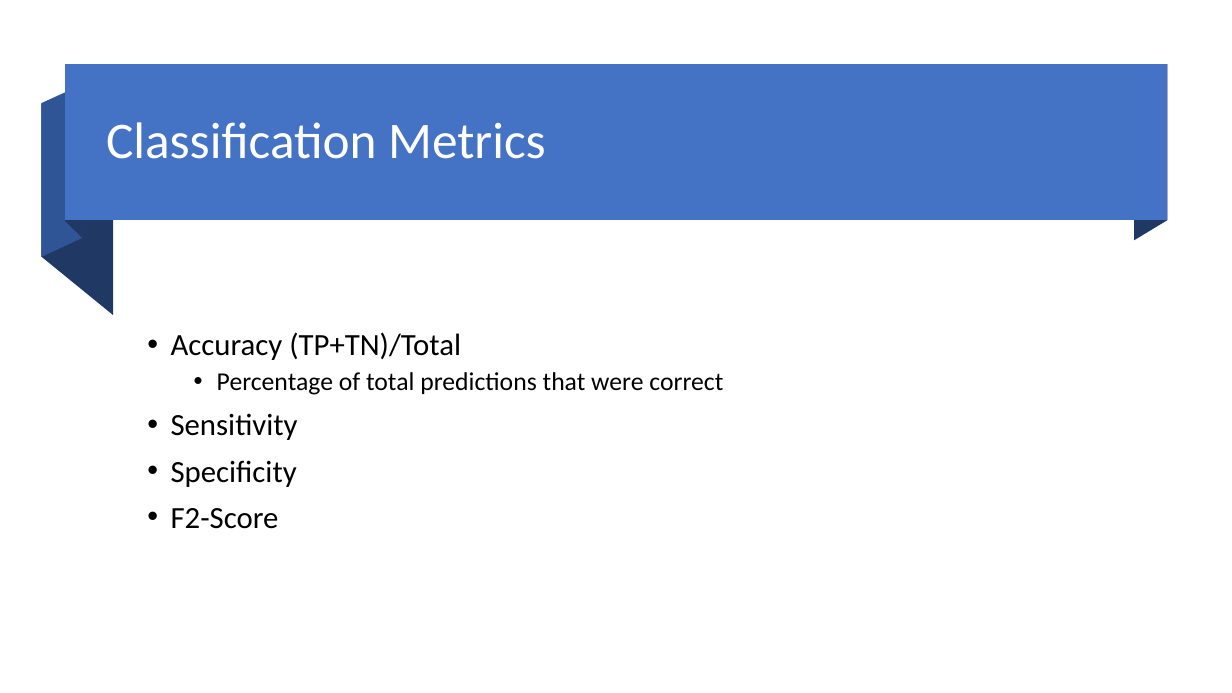
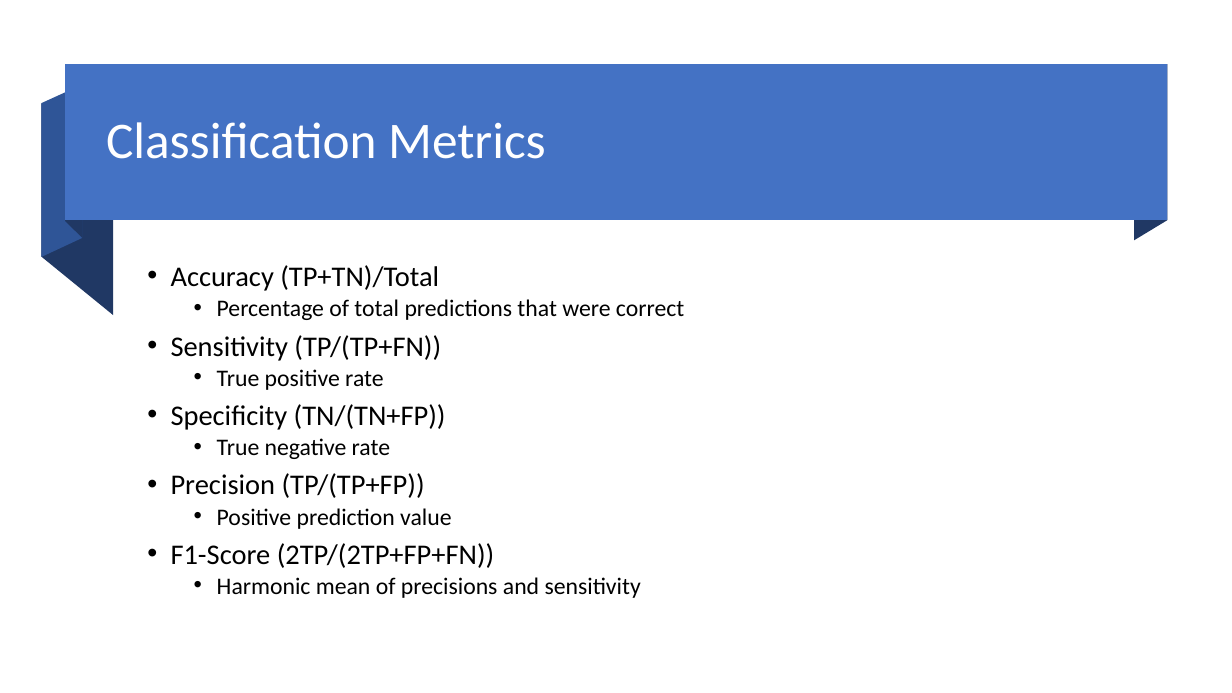
Before and after one commit to dlumian/R_Intro_Fall_2022, a slide deck: slide 9 of supplemental_topics/Predictive Modeling.pptx. Drawn at 1232x693 pixels with LibreOffice and Linux fonts; fonts in the diff are those of the drawing. Boxes give left, top, right and bottom in pixels: in the first picture for what was removed or moved away, otherwise in the second. Text is boxed around its words. In the diff, an @@ line names an element or a change of style, - is before the commit and + after.

```diff
--- a/supplemental_topics/Predictive Modeling.pptx
+++ b/supplemental_topics/Predictive Modeling.pptx
@@ text at [171, 265, 684, 320]: size 24 to 22.2 pt in "Accuracy (TP+TN)/Total"; size 20 to 18.5 pt in "Percentage of total predictions that were correct"; line spacing 0.9 to 0.8 @@
@@ text at [171, 335, 641, 598]: text changed; size 24 to 18.5 pt @@
-• Sensitivity
-• Specificity
-• F2-Score
+• Sensitivity (TP/(TP+FN))
+  • True positive rate
+• Specificity (TN/(TN+FP))
+  • True negative rate
+• Precision (TP/(TP+FP))
+  • Positive prediction value
+• F1-Score (2TP/(2TP+FP+FN))
+  • Harmonic mean of precisions and sensitivity
```
Also in this commit, not shown: 3 other slides changed, 1 slide added, 2 other files.
